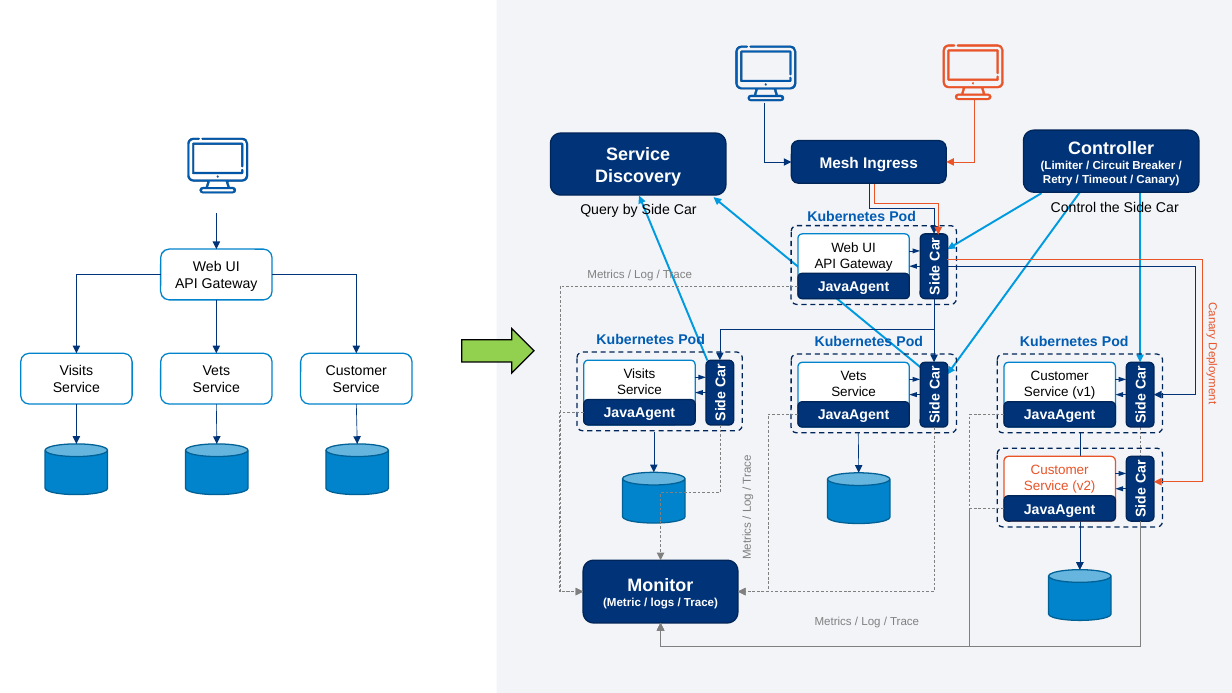
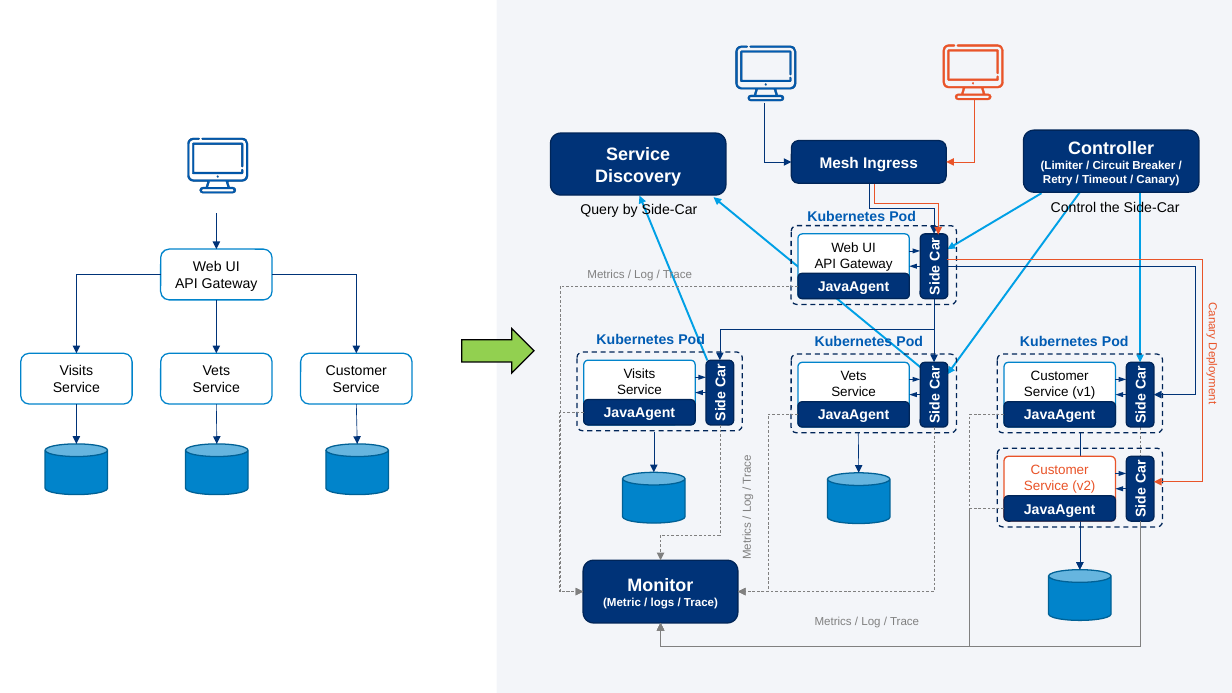
Before and after one commit to megaease/easemesh, a slide deck: slide 1 of docs/architecture.pptx. Drawn at 1232x693 pixels with LibreOffice and Linux fonts; fonts in the diff are those of the drawing. Boxes give left, top, right and bottom in pixels: in the first picture for what was removed or moved away, otherwise in the second. Text is boxed around its words. In the diff, an @@ line names an element or a change of style, - is before the commit and + after.

```diff
--- a/docs/architecture.pptx
+++ b/docs/architecture.pptx
@@ rectangle at <box>497,0,1232,693</box>: fill #003378 at 5% opacity to #F3F5F9 @@
@@ text at <box>580,203,698,218</box>: text changed @@
-Query by Side Car
+Query by Side-Car
@@ text at <box>1051,200,1180,215</box>: text changed @@
-Control the Side Car
+Control the Side-Car
@@ elbow arrow (720, 425) - (661, 560): route changed @@
```
Also in this commit, not shown: 1 other slide changed, 1 slide added, 3 other files.
